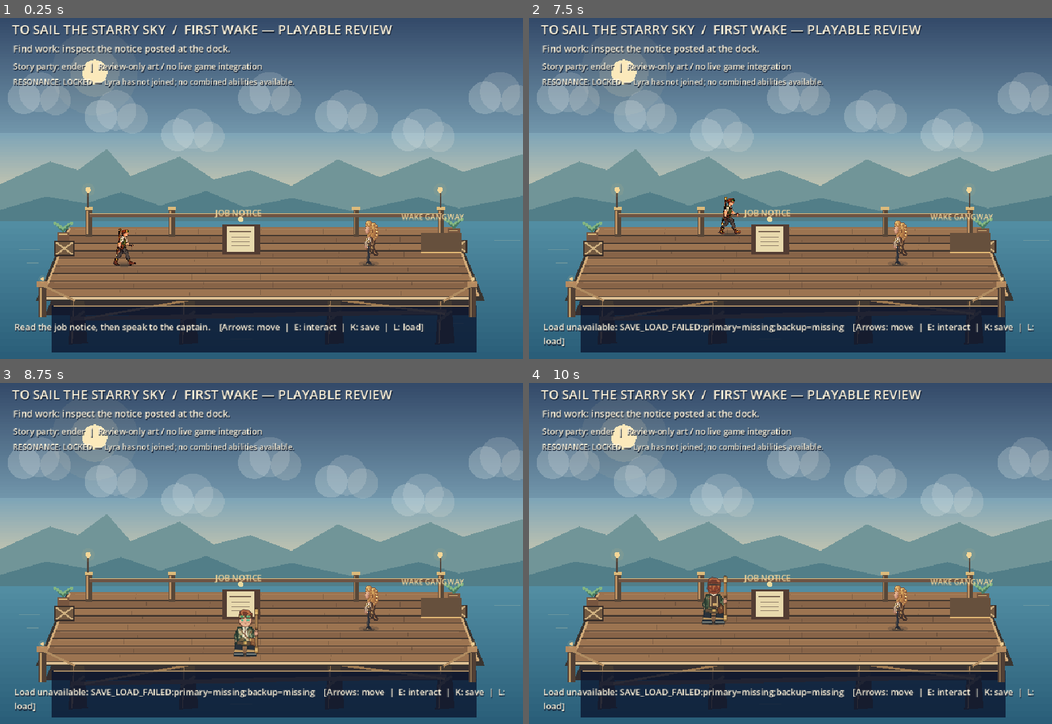
Above: before the commit, frames 1-4 (two rows, left to right).
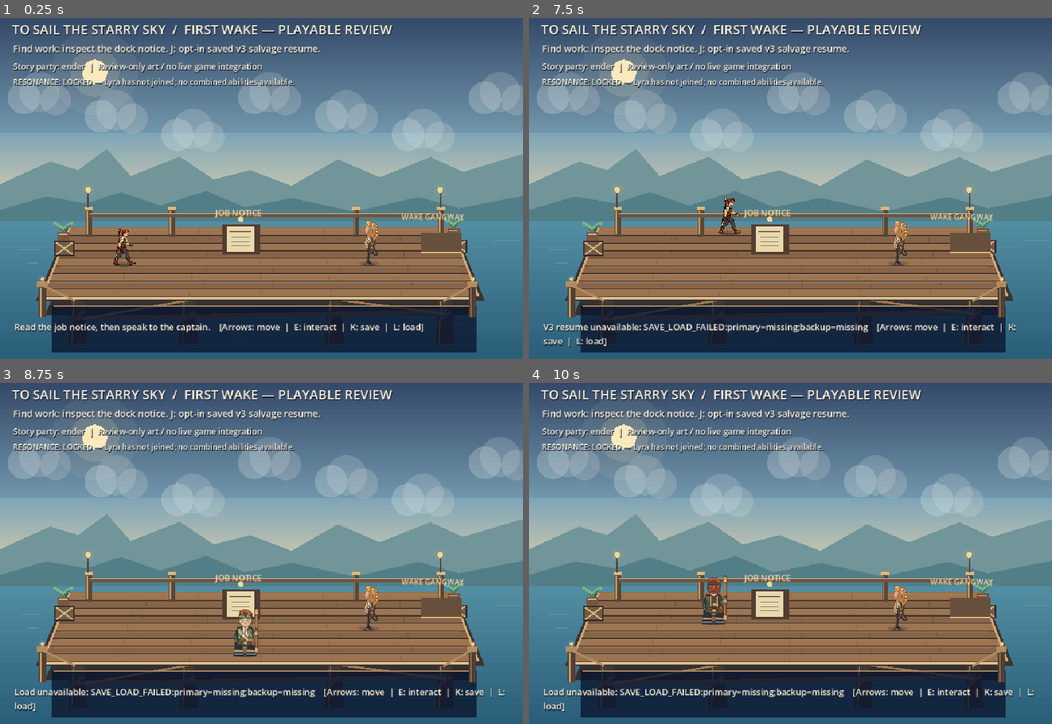
Above: after the commit, the same moments.

Repository: ndrorchestration/ToSailaStarrySky-jrpg
Game: Godot game, scene res://scenes/first_wake_job_preview.tscn
Same seed, same stepped clock (60 frames per second), same inputs: the game is played once before the commit and once after it. This scene is started directly instead of the project's main scene.
Inputs:
- Up to frame 1 (0.25 s): no input
- Up to frame 2 (7.5 s): tap Enter at 0.5 s; hold Right (ui_right) 0.53-1.28 s; tap L at 0.6, 1.55, 2.3, 3.05, 3.8, 4.55, 5.3, 6.05, 6.8 s; hold Down (ui_down) 1.28-2.03 s; tap 1 (aetherwake_ch1_choice_a) at 1.35 s; tap Space at 2 s; hold Right (ui_right) 2.03-2.78 s; tap 2 (aetherwake_ch1_choice_b) at 2.1 s; hold Up (ui_up) 2.78-3.53 s; tap 3 (aetherwake_ch1_choice_c) at 2.85 s; hold Left (ui_left) 3.53-5.03 s; tap 4 (aetherwake_ch1_combat_rest) at 3.6 s; tap F (aetherwake_ch1_flight_review_launch) at 4.35 s; hold Down (ui_down) 5.03-5.78 s; tap C (aetherwake_ch1_formula_review) at 5.1 s; hold Right (ui_right) 5.78-6.53 s; tap E (aetherwake_ch1_interact) at 5.85 s; hold Up (ui_up) 6.53-7.28 s; tap F8 (tstss_first_wake_prototype_route) at 6.6 s; hold Right (ui_right) from 7.28 s (still down); tap J (tstss_first_wake_resume_salvage_v3) at 7.35 s
- Up to frame 3 (8.75 s): tap L at 7.55, 8.1 s; release Right (ui_right) at 8.03 s; hold Down (ui_down) from 8.03 s (still down)
- Up to frame 4 (10 s): release Down (ui_down) at 8.78 s; hold Left (ui_left) 8.78-9.53 s; tap R at 8.85 s; tap L at 9.05, 9.8 s; hold Up (ui_up) from 9.53 s (still down); tap V at 9.6 s

The runs differ from the first frame. In frame 1, 0.6% of the frame differs, in the area x 21-62%, y 7-11%; in frame 2, 2.1%, in the area x 2-97%, y 7-97%; in frame 3, 0.6%; in frame 4, 0.6%.

Commit message:
feat(ch1): opt-in J resume from dedicated validated salvage v3 slot without touching v1/v2 state

Diff:
--- a/godot/scripts/first_wake_job_preview.gd
+++ b/godot/scripts/first_wake_job_preview.gd
@@ -7,6 +7,8 @@
 
 const Opening = preload("res://scripts/first_wake_revised_opening_contract.gd")
 const FlightScene = preload("res://scenes/first_wake_flight_water_review.tscn")
+const SalvageScene = preload("res://scenes/first_wake_salvage_review.tscn")
+const SalvageCheckpoint = preload("res://scripts/first_wake_salvage_checkpoint_v3.gd")
 const RevisedCodec = preload("res://scripts/first_wake_revised_checkpoint_codec.gd")
 const SaveStore = preload("res://scripts/first_wake_chapter1_save_store.gd")
 const PrototypeRoute = preload("res://scripts/first_wake_prototype_route.gd")
@@ -41,6 +43,7 @@
 var dock_foreground: Node2D
 var ui_layer: CanvasLayer
 var flight_review: Node2D
+var salvage_review: Node2D
 var headline: Label
 var objective: Label
 var hint: Label
@@ -175,6 +178,16 @@
             last_message = "Return unavailable: " + str(returned.get("reason", "unknown"))
             _sync_presentation()
         return
+    if event.is_action_pressed(InputPolicy.RESUME_SALVAGE_REVIEW) and not event.is_echo():
+        var result: Dictionary = resume_salvage_review_v3()
+        if not bool(result.get("ok", false)):
+            last_message = "V3 resume unavailable: " + str(result.get("reason", result.get("error", "unknown")))
+            _sync_presentation()
+        get_viewport().set_input_as_handled()
+        return
+    if room == "salvage_review":
+        # Children own their E/K/L; F8 above always returns exactly to v1.
+        return
     if event.is_action_pressed(InputPolicy.FLIGHT_REVIEW_LAUNCH) and not event.is_echo():
         var started: bool = launch_flight_review()
         if not started and room != "flight_review":
@@ -205,6 +218,40 @@
         interact()
         get_viewport().set_input_as_handled()
 
+func resume_salvage_review_v3(path: String = SalvageCheckpoint.SLOT_PATH) -> Dictionary:
+    # Explicit J-only opt-in resume: the v1/v2 save/read paths are never used.
+    if room != "dock" or flyer_read or dialogue_open or salvage_review != null or flight_review != null:
+        return {"ok": false, "reason": "only_fresh_revised_dock_may_resume_v3"}
+    if opening.step_key() != "job_search" or opening.active_party_ids != ["ender"]:
+        return {"ok": false, "reason": "opening_state_not_fresh"}
+    var data: Dictionary = revised_save_store.load_snapshot(path, SalvageCheckpoint)
+    if not bool(data.get("ok", false)):
+        return data
+    var rebuilt: Dictionary = SalvageCheckpoint.restore(data["snapshot"])
+    if not bool(rebuilt.get("ok", false)):
+        return {"ok": false, "reason": rebuilt.get("reason", "invalid_v3")}
+    var scene := SalvageScene.instantiate()
+    if not bool(scene.call("configure_from_restored_checkpoint", rebuilt)):
+        scene.free()
+        return {"ok": false, "reason": "restored_salvage_scene_rejected"}
+    # Commit only after complete external validation and pre-tree acceptance.
+    opening = rebuilt["opening"]
+    salvage_review = scene
+    room = "salvage_review"
+    dock_background.visible = false
+    dock_foreground.visible = false
+    ender.visible = false
+    ender.player_controlled = false
+    ionia.visible = false
+    ui_layer.visible = false
+    add_child(salvage_review)
+    return {
+        "ok": true,
+        "source": data.get("source", ""),
+        "recovered": data.get("recovered", false),
+        "prior_physical_water_reverified": false,
+    }
+
 func launch_flight_review() -> bool:
     # Reuse tested PR #447 local RigidBody2D ocean study; do not advance the
     # story before validated preflight, or pretend its ocean is the planet.
@@ -234,6 +281,8 @@
     return true
 
 func interact() -> bool:
+    if room == "salvage_review":
+        return false
     if room == "flight_review":
         return false
     if dialogue_open:
@@ -302,12 +351,12 @@
     return false
 
 func export_revised_checkpoint() -> Dictionary:
-    if dialogue_open or room == "flight_review" or flight_review != null:
+    if dialogue_open or room in ["flight_review", "salvage_review"] or flight_review != null or salvage_review != null:
         return {}
     return RevisedCodec.encode(opening, flyer_read, room, inspected_items, ender.position)
 
 func restore_revised_checkpoint(snapshot: Variant) -> bool:
-    if room == "flight_review" or flight_review != null:
+    if room in ["flight_review", "salvage_review"] or flight_review != null or salvage_review != null:
         return false
     # Fully validate/reconstruct the story before changing ANY scene state.
     # No old Chapter I v1 save may be interpreted as this new review format.
@@ -344,8 +393,8 @@
     return revised_save_store.save_snapshot(snapshot, RevisedCodec.SLOT_PATH, RevisedCodec)
 
 func load_revised_checkpoint() -> Dictionary:
-    if room == "flight_review" or flight_review != null:
-        return {"ok": false, "reason": "flight_review_is_transient_and_unpersisted"}
+    if room in ["flight_review", "salvage_review"] or flight_review != null or salvage_review != null:
+        return {"ok": false, "reason": "subscene_uses_dedicated_checkpoint_or_is_transient"}
     if dialogue_open:
         return {"ok": false, "reason": "dialogue_in_progress"}
     var read: Dictionary = revised_save_store.load_snapshot(RevisedCodec.SLOT_PATH, RevisedCodec)
@@ -421,7 +470,7 @@
     headline.text = "TO SAIL THE STARRY SKY  /  FIRST WAKE — PLAYABLE REVIEW"
     if room == "dock":
         if not flyer_read:
-            objective.text = "Find work: inspect the notice posted at the dock."
+            objective.text = "Find work: inspect the dock notice. J: opt-in saved v3 salvage resume."
         elif not ("ionia" in opening.active_party_ids):
             objective.text = "Speak to Captain Ionia about harmonic levitation repairs."
         else:
